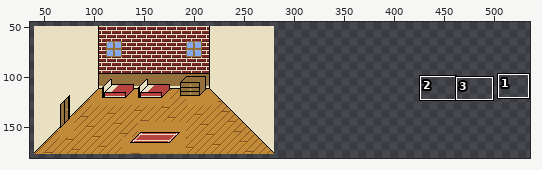
File history of a pixel-art file, art/structures/interiors/house3.aseprite. The picture above shows the old version from afar; the outline marks the close-up.
Close-up. Before the edit:
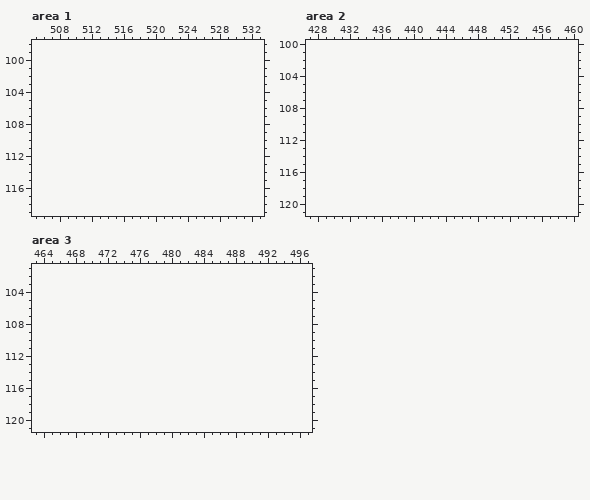
320x240 pixels, 1 frame. Shown: area 1: x 505..533, y 98..119; area 2: x 427..460, y 100..121; area 3: x 463..497, y 101..121. The old version is drawn lined up with the new one, on the new canvas. The wide view leaves out empty margins. The commit also changed other parts of the picture, which this record leaves out.
Palette (. is transparent): 
After the commit:
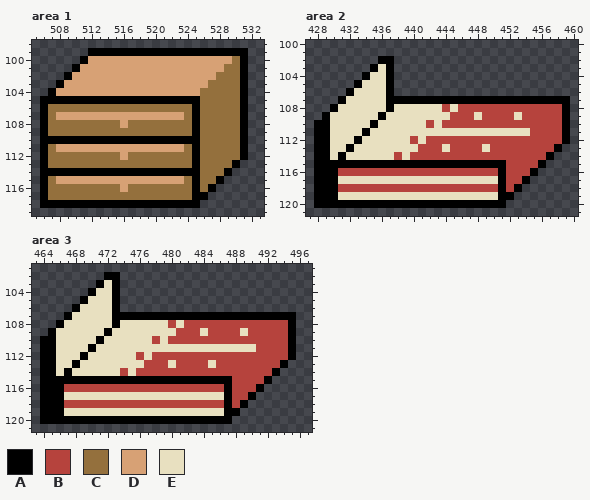
Colours new in this view: A #000000  B #b6433d  C #94703d  D #d7a175  E #e8e0c0
Edits made:
canvas 320x240 -> 640x240
Changed rows in their new state; - is an unchanged pixel.
Area 1:
first column x 506:
 99 ------AAAAAAAAAAAAAAAAAAAA
100 -----ADDDDDDDDDDDDDDDDDDCA
101 ----ADDDDDDDDDDDDDDDDDDCCA
102 ---ADDDDDDDDDDDDDDDDDDCCCA
103 --ADDDDDDDDDDDDDDDDDDCCCCA
104 -ADDDDDDDDDDDDDDDDDDCCCCCA
105 AAAAAAAAAAAAAAAAAAAACCCCCA
106 ACCCCCCCCCCCCCCCCCCACCCCCA
107 ACDDDDDDDDDDDDDDDDCACCCCCA
108 ACCCCCCCCCDCCCCCCCCACCCCCA
109 ACCCCCCCCCCCCCCCCCCACCCCCA
110 AAAAAAAAAAAAAAAAAAAACCCCCA
111 ACDDDDDDDDDDDDDDDDCACCCCCA
112 ACCCCCCCCCDCCCCCCCCACCCCCA
113 ACCCCCCCCCCCCCCCCCCACCCCA-
114 AAAAAAAAAAAAAAAAAAAACCCA--
115 ACDDDDDDDDDDDDDDDDCACCA---
116 ACCCCCCCCCDCCCCCCCCACA----
117 ACCCCCCCCCCCCCCCCCCAA-----
118 AAAAAAAAAAAAAAAAAAAA------
Area 2:
first column x 428:
102 --------AA----------------------
103 -------AEA----------------------
104 ------AEEA----------------------
105 -----AEEEA----------------------
106 ----AEEEEA----------------------
107 ---AEEEEEAAAAAAAAAAAAAAAAAAAAAAA
108 --AEEEEEEAEEEEEEBEBBBBBBBBBBBBBA
109 -AEEEEEEAEEEEEEEEBBBEBBBBEBBBBBA
110 AAEEEEEAEEEEEEBEBBBBBBBBBBBBBBBA
111 AAEEEEAEEEEEEEEEEEEEEEEEEEEBBBBA
112 AAEEEAEEEEEEBEBBBBBBBBBBBBBBBBBA
113 AAEEAEEEEEEEEBBBEBBBBEBBBBBBBBA-
114 AAEAEEEEEEBEBBBBBBBBBBBBBBBBBA--
115 AAAAAAAAAAAAAAAAAAAAAAAABBBBA---
116 AAABBBBBBBBBBBBBBBBBBBBABBBA----
117 AAAEEEEEEEEEEEEEEEEEEEEABBA-----
118 AAABBBBBBBBBBBBBBBBBBBBABA------
119 AAAEEEEEEEEEEEEEEEEEEEEAA-------
120 AAAAAAAAAAAAAAAAAAAAAAAA--------
Area 3:
first column x 464:
102 --------AA----------------------
103 -------AEA----------------------
104 ------AEEA----------------------
105 -----AEEEA----------------------
106 ----AEEEEA----------------------
107 ---AEEEEEAAAAAAAAAAAAAAAAAAAAAAA
108 --AEEEEEEAEEEEEEBEBBBBBBBBBBBBBA
109 -AEEEEEEAEEEEEEEEBBBEBBBBEBBBBBA
110 AAEEEEEAEEEEEEBEBBBBBBBBBBBBBBBA
111 AAEEEEAEEEEEEEEEEEEEEEEEEEEBBBBA
112 AAEEEAEEEEEEBEBBBBBBBBBBBBBBBBBA
113 AAEEAEEEEEEEEBBBEBBBBEBBBBBBBBA-
114 AAEAEEEEEEBEBBBBBBBBBBBBBBBBBA--
115 AAAAAAAAAAAAAAAAAAAAAAAABBBBA---
116 AAABBBBBBBBBBBBBBBBBBBBABBBA----
117 AAAEEEEEEEEEEEEEEEEEEEEABBA-----
118 AAABBBBBBBBBBBBBBBBBBBBABA------
119 AAAEEEEEEEEEEEEEEEEEEEEAA-------
120 AAAAAAAAAAAAAAAAAAAAAAAA--------
Boxes around the changes in both close-ups, in picture pixels (x1, y1, x2, y2):
added: (40, 48, 248, 208)
added: (314, 56, 570, 208)
added: (40, 272, 296, 424)
